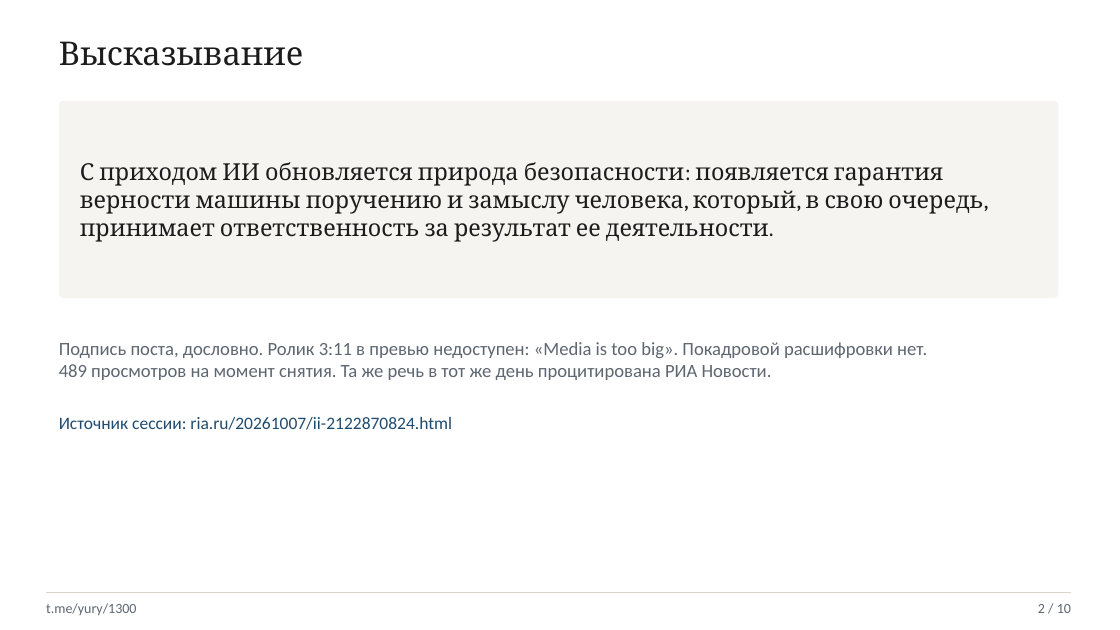
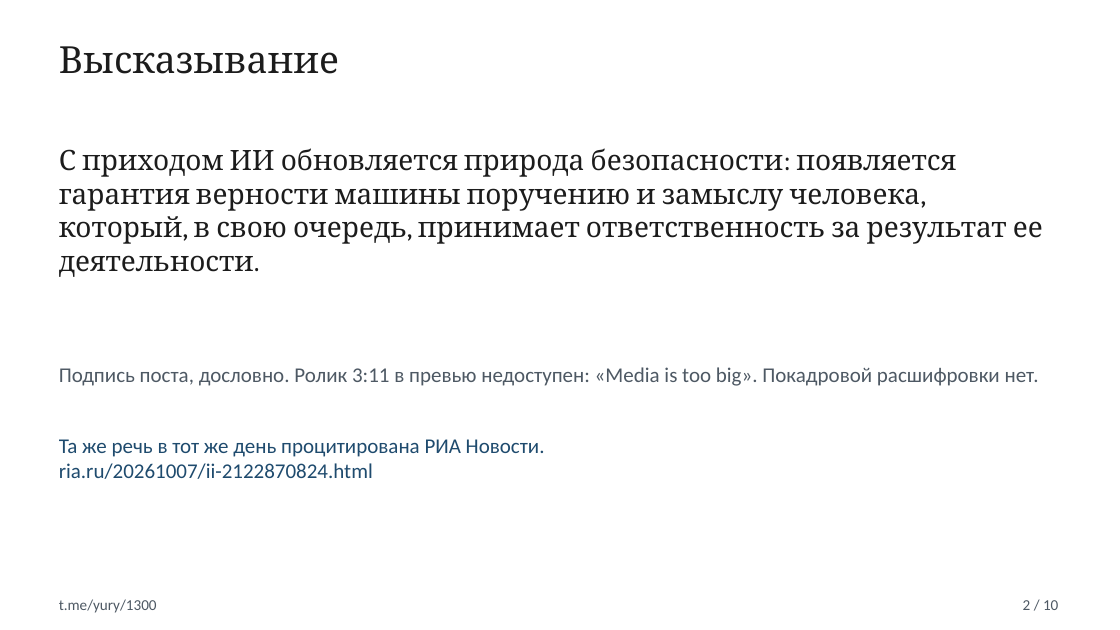
Before and after one commit to cuthbertnogood/maximov-ai-fidelity-1300, a slide deck: slide 2 of presentation/maximov-1300.pptx. Drawn at 1120x630 pixels with LibreOffice and Linux fonts; fonts in the diff are those of the drawing. Boxes give left, top, right and bottom in pixels: in the first picture for what was removed or moved away, otherwise in the second. Text is boxed around its words. In the diff, an @@ line names an element or a change of style, - is before the commit and + after.

```diff
--- a/presentation/maximov-1300.pptx
+++ b/presentation/maximov-1300.pptx
@@ text "Высказывание" at (x1=59, y1=46, x2=339, y2=74): size 28 to 32 pt @@
@@ text "С приходом ИИ обновляется природа ..." moved from (x1=80, y1=162, x2=983, y2=242) to (x1=59, y1=148, x2=1043, y2=277) @@
@@ text "С приходом ИИ обновляется природа ..." at (x1=59, y1=148, x2=1043, y2=277): size 20 to 24 pt @@
@@ rounded rectangle removed at (x1=59, y1=101, x2=1059, y2=298) @@
@@ text "Подпись поста, дословно. Ролик 3:11 ..." moved from (x1=59, y1=342, x2=927, y2=380) to (x1=59, y1=367, x2=1039, y2=386) @@
@@ text "Подпись поста, дословно. Ролик 3:11 ..." at (x1=59, y1=367, x2=1039, y2=386): size 16 to 18 pt, text colour #5E6670 to #4E5964 @@
@@ text at (x1=59, y1=364, x2=772, y2=380): paragraph removed @@
-489 просмотров на момент снятия. Та же речь в тот же день процитирована РИА Новости.
@@ text at (x1=59, y1=439, x2=545, y2=479): text changed; size 15 to 18 pt @@
-Источник сессии: ria.ru/20261007/ii-2122870824.html
+Та же речь в тот же день процитирована РИА Новости.
+ria.ru/20261007/ii-2122870824.html
@@ rectangle removed at (x1=46, y1=592, x2=1071, y2=593) @@
@@ text "t.me/yury/1300" moved from (x1=46, y1=603, x2=136, y2=615) to (x1=59, y1=599, x2=157, y2=613) @@
@@ text "t.me/yury/1300" at (x1=59, y1=599, x2=157, y2=613): size 12 to 13 pt, text colour #5E6670 to #4E5964 @@
@@ text "2 / 10" at (x1=1023, y1=600, x2=1058, y2=610): size 12 to 13 pt, text colour #5E6670 to #4E5964 @@
@@ text "2 / 10" moved from (x1=1038, y1=604, x2=1071, y2=613) to (x1=1023, y1=600, x2=1058, y2=610) @@
```
Also in this commit, not shown: 9 other slides changed, 1 other file.
